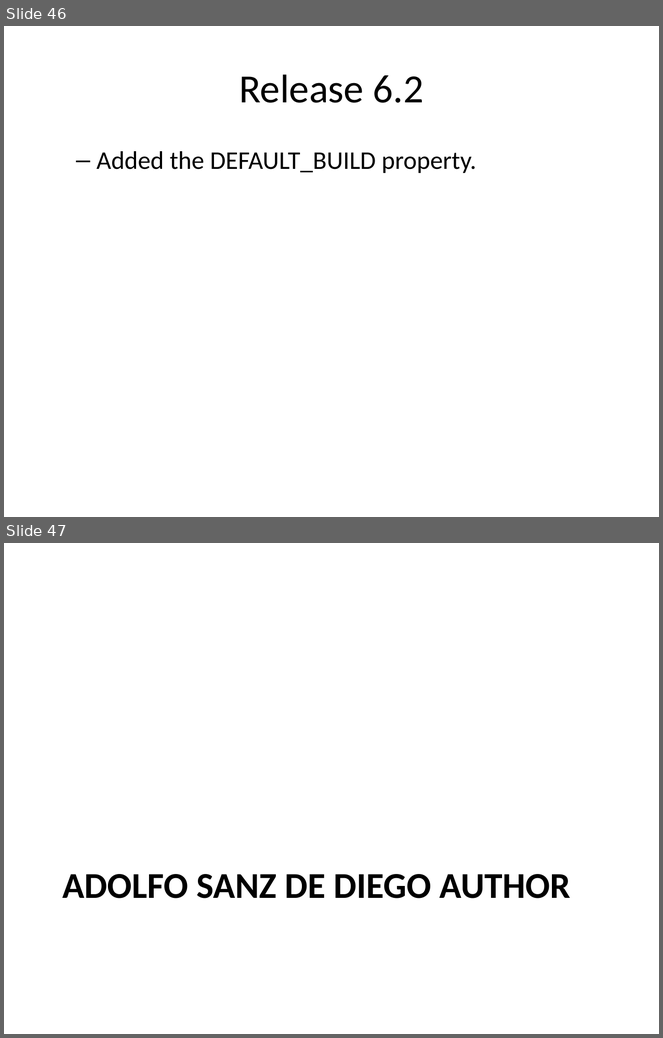
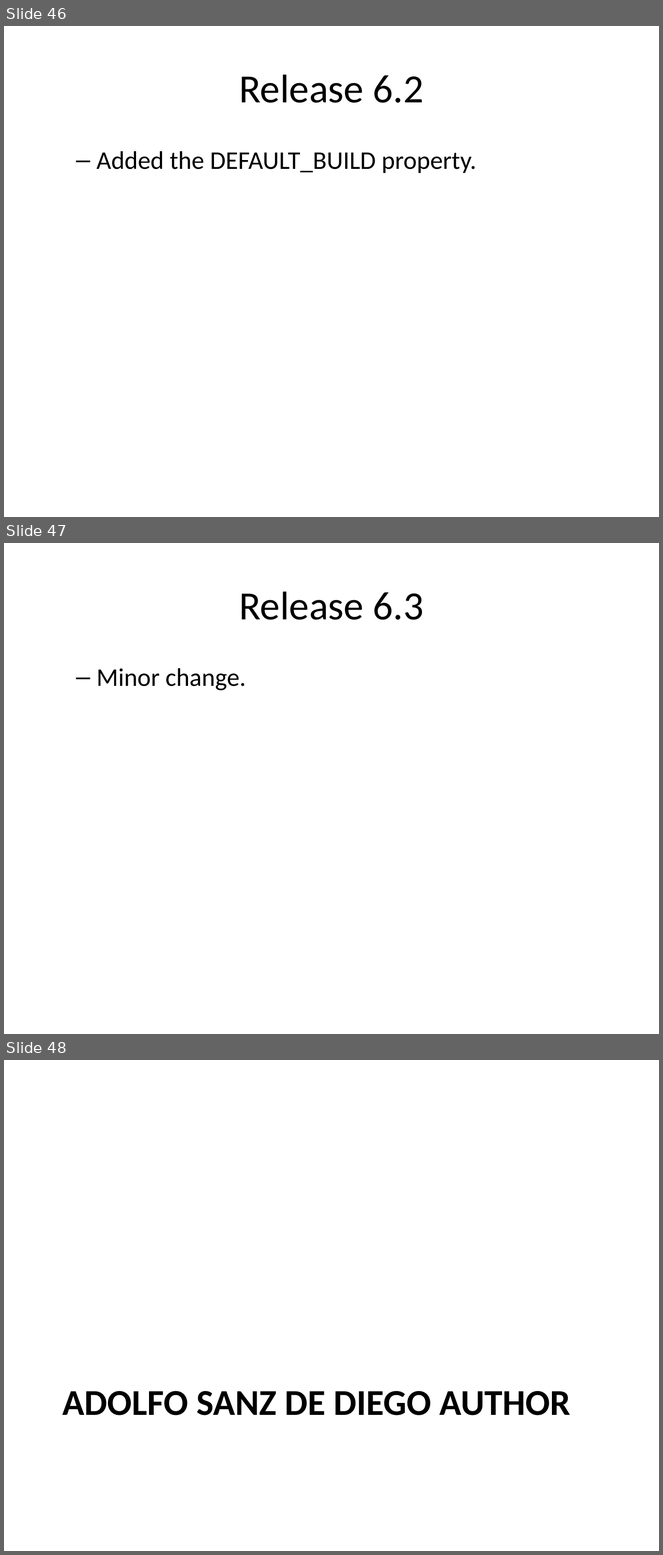
Before and after one commit to asanzdiego/markdownslides, a slide deck: doc/export/readme-slides-plus.pptx. Shown one above the other, each under a label of ours: slides 46 and 47 before the commit, slides 46, 47 and 48 after it. The pictures are 663x1038 and 663x1555 pixels, drawn with LibreOffice and Linux fonts; fonts in the diff are those of the drawing. Boxes give left, top, right and bottom in pixels: in the first picture for what was removed or moved away, otherwise in the second. Text is boxed around its words. In the diff, an @@ line names an element or a change of style, - is before the commit and + after.

Commit message:
release 6.3

```diff
--- a/doc/export/readme-slides-plus.pptx
+++ b/doc/export/readme-slides-plus.pptx
@@ slide 47 added at [4,543,659,1034], background #FFFFFF @@
@@ title added at [239,591,424,620], 44 pt, text #000000 @@
+Release 6.3
@@ text added at [97,668,246,691], 28 pt, text #000000 @@
+  – Minor change.
@@ what was slide 47 is now slide 48 @@
```
Also in this commit, not shown: 1 slide changed, 30 other files.
